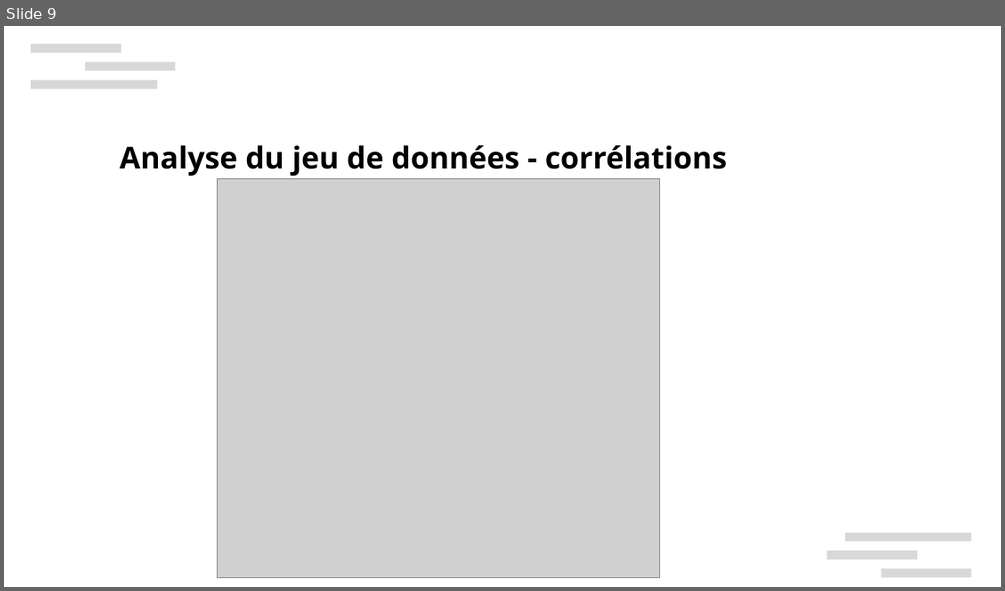
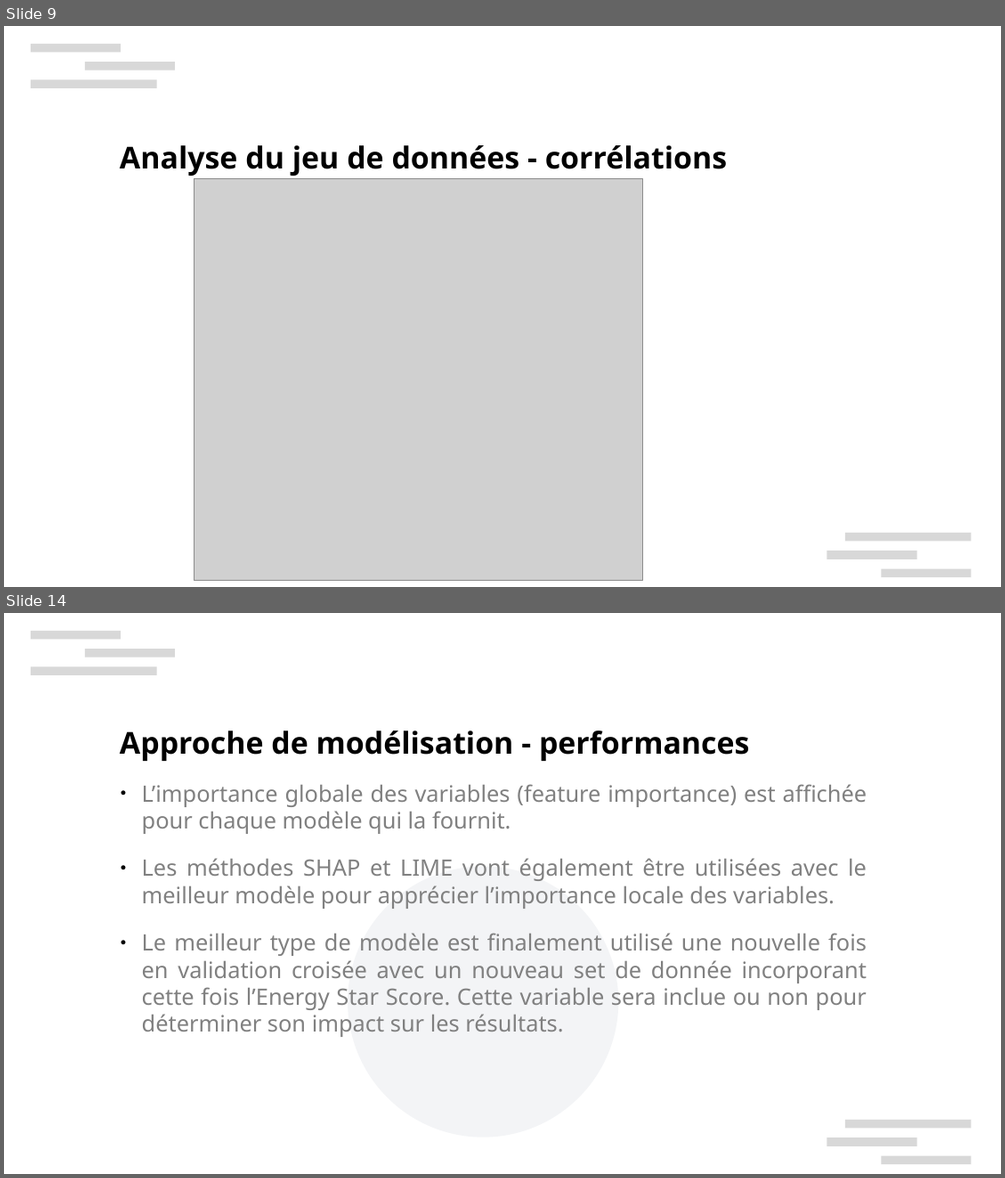
Before and after one commit to xbarrelet/ml-project-3, a slide deck: Barrelet_Xavier_3_presentation_130624.pptx. Shown one above the other, each under a label of ours: slide 9 before the commit, slides 9 and 14 after it; the slides between them are not shown. The pictures are 1005x591 and 1005x1178 pixels, drawn with LibreOffice and Linux fonts; fonts in the diff are those of the drawing; grey boxes stand for pictures; background and template pictures are left out. Boxes give left, top, right and bottom in pixels: in the first picture for what was removed or moved away, otherwise in the second. Text is boxed around its words. In the diff, an @@ line names an element or a change of style, - is before the commit and + after.

```diff
--- a/Barrelet_Xavier_3_presentation_130624.pptx
+++ b/Barrelet_Xavier_3_presentation_130624.pptx
@@ slide 14 added at [4, 613, 1001, 1174], background #FFFFFF; not listed: 6 template elements that a slide beside it also shows @@
@@ text added at [120, 730, 749, 761], 24 pt, text #000000, bold @@
+Approche de modélisation - performances
@@ text added at [142, 784, 867, 1037], 18 pt, text #808080 @@
+● L’importance globale des variables (feature importance) est affichée pour chaque modèle qui la fournit.
+● Les méthodes SHAP et LIME vont également être utilisées avec le meilleur modèle pour apprécier l’importance locale des variables.
+● Le meilleur type de modèle est finalement utilisé une nouvelle fois en validation croisée avec un nouveau set de donnée incorporant cette fois l’Energy Star Score. Cette variable sera inclue ou non pour déterminer son impact sur les résultats.
@@ ellipse added at [348, 867, 618, 1136], fill #8D99AE at 10% opacity @@
@@ slide 9 changed as well @@
@@ picture: place and size @@
-picture at [217, 179, 660, 578]
+picture at [194, 179, 643, 580]
```
Also in this commit, not shown: 5 other slides changed, 12 other slides added, 32 slides removed, 6 other files.
